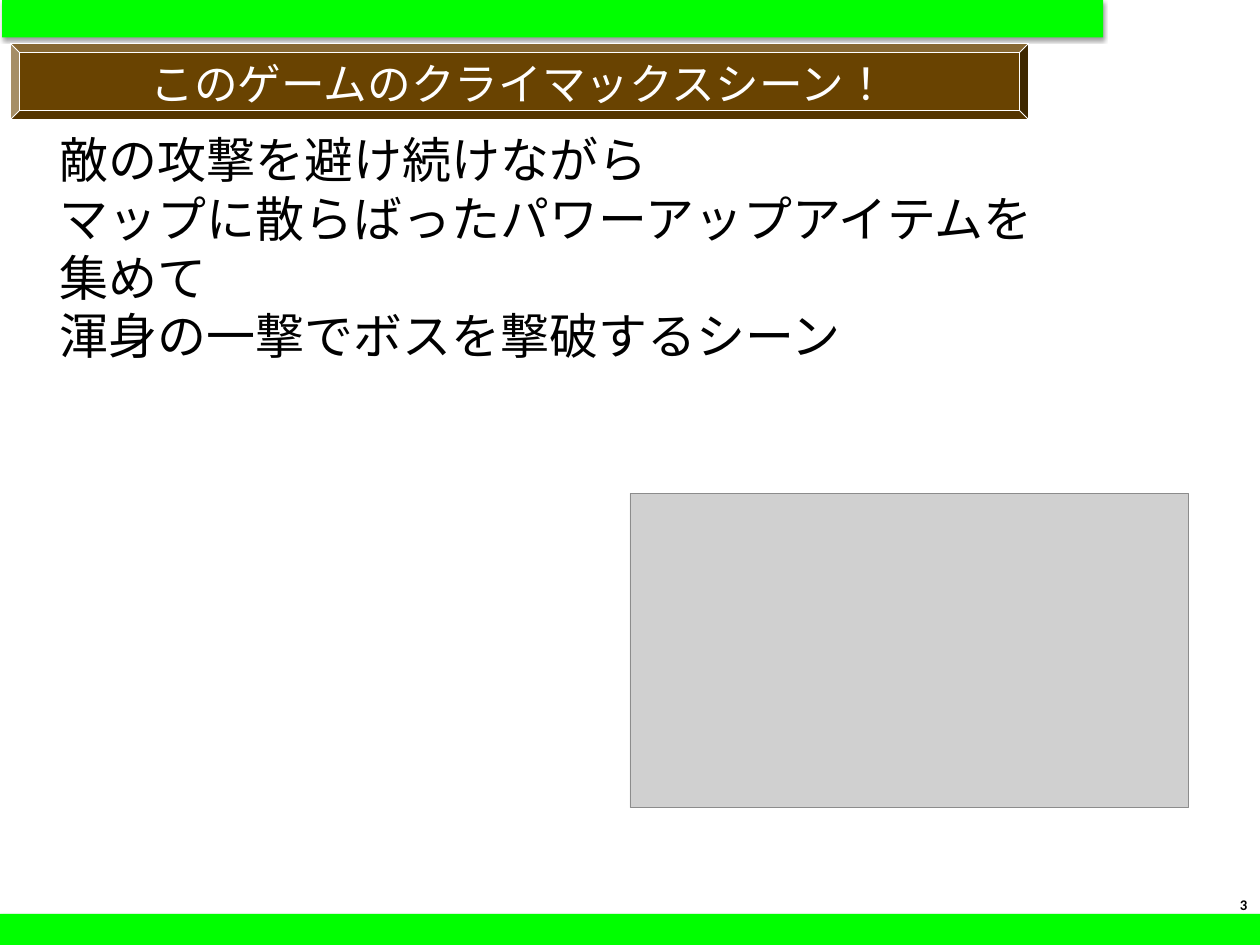
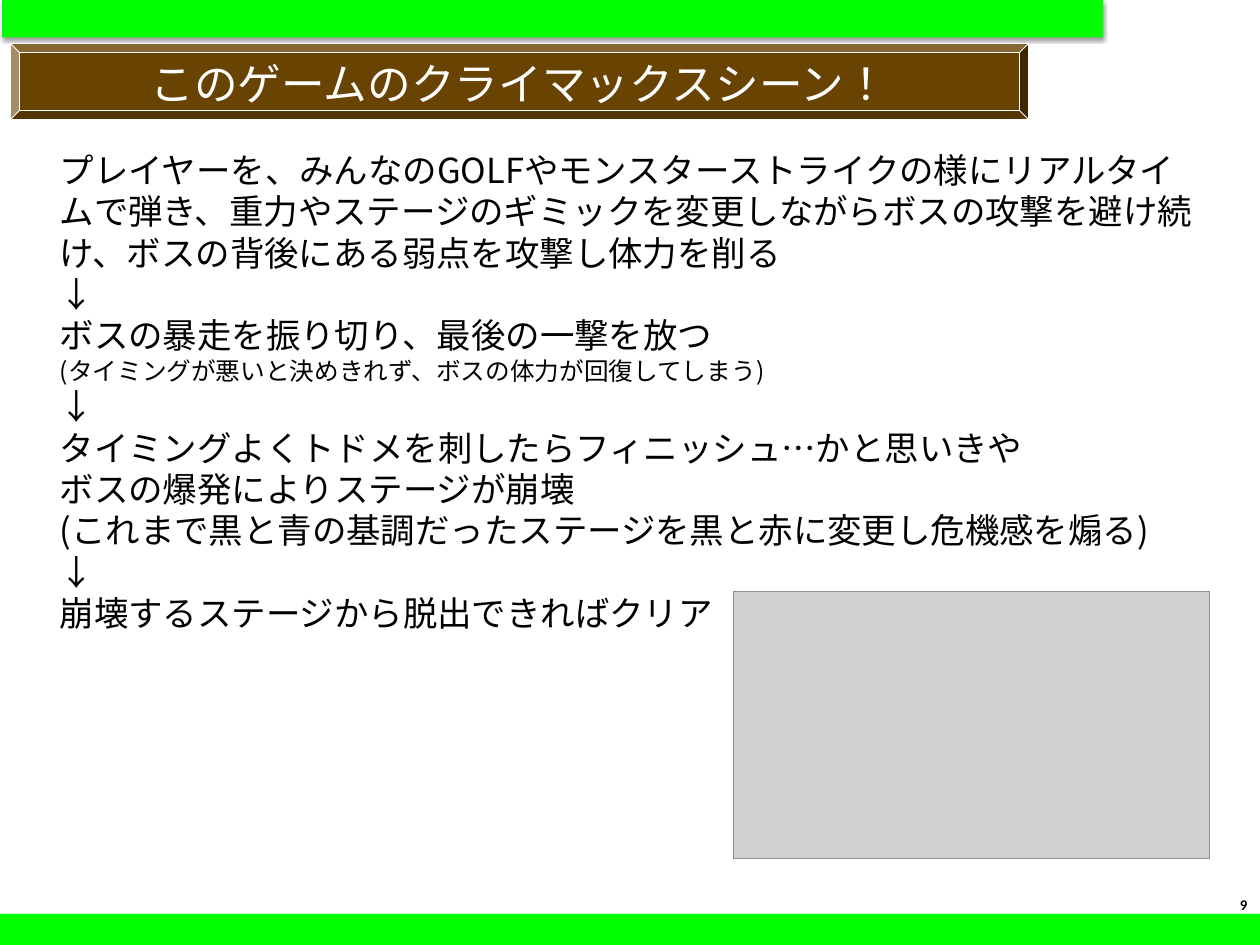
Before and after one commit to YuMild/GameAwards, a slide deck: slide 9 of Plan/日本ゲーム大賞22_企画書シート0202.pptx (slide 3 before the commit). Drawn at 1260x945 pixels with LibreOffice and Linux fonts; fonts in the diff are those of the drawing; grey boxes stand for pictures. Boxes give left, top, right and bottom in pixels: in the first picture for what was removed or moved away, otherwise in the second. Text is boxed around its words. In the diff, an @@ line names an element or a change of style, - is before the commit and + after.

```diff
--- a/Plan/日本ゲーム大賞22_企画書シート0202.pptx
+++ b/Plan/日本ゲーム大賞22_企画書シート0202.pptx
@@ text at box(60, 154, 1192, 629): text changed; size 39.8 to 28 pt @@
-敵の攻撃を避け続けながら
-マップに散らばったパワーアップアイテムを
-集めて
-渾身の一撃でボスを撃破するシーン
+プレイヤーを、みんなのGOLFやモンスターストライクの様にリアルタイムで弾き、重力やステージのギミックを変更しながらボスの攻撃を避け続け、ボスの背後にある弱点を攻撃し体力を削る
+↓
+ボスの暴走を振り切り、最後の一撃を放つ
+(タイミングが悪いと決めきれず、ボスの体力が回復してしまう)
+↓
+タイミングよくトドメを刺したらフィニッシュ…かと思いきや
+ボスの爆発によりステージが崩壊
+(これまで黒と青の基調だったステージを黒と赤に変更し危機感を煽る)
+↓
+崩壊するステージから脱出できればクリア
@@ picture: place and size @@
-picture at box(630, 494, 1189, 808)
+picture at box(734, 591, 1209, 859)
@@ page number at box(1240, 900, 1247, 910): text changed @@
-3
+9
```
Also in this commit, not shown: 3 other slides changed, 8 slides added, 1 slide removed, 22 other files.
